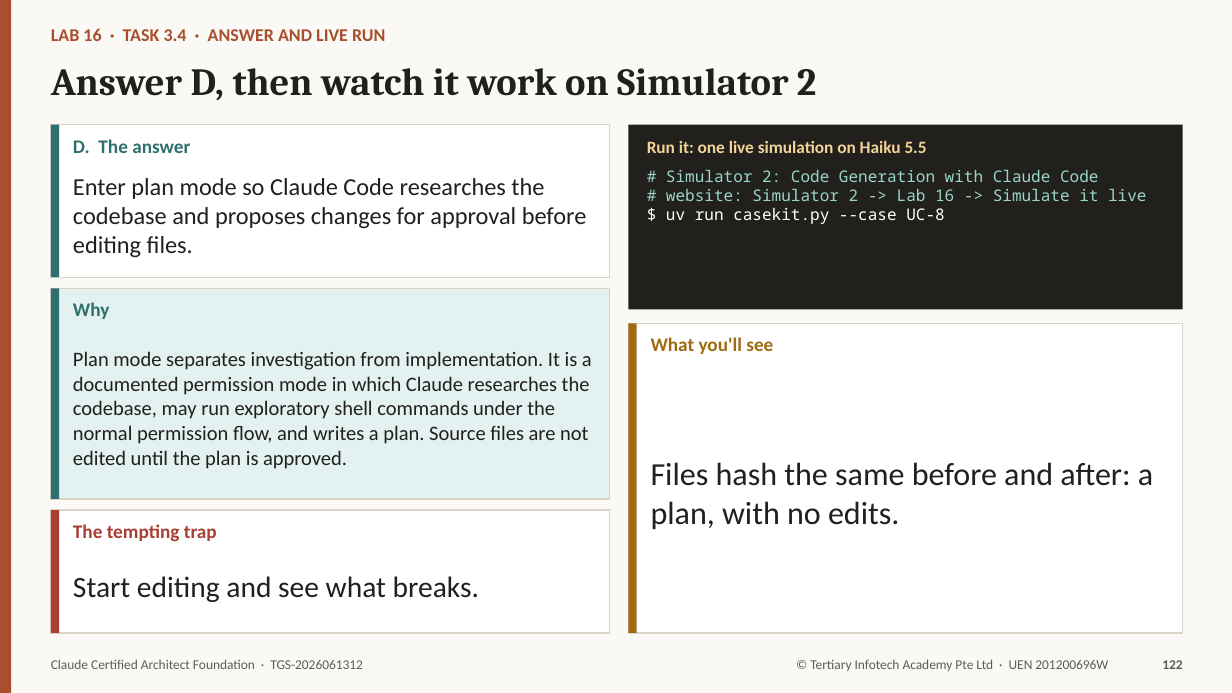
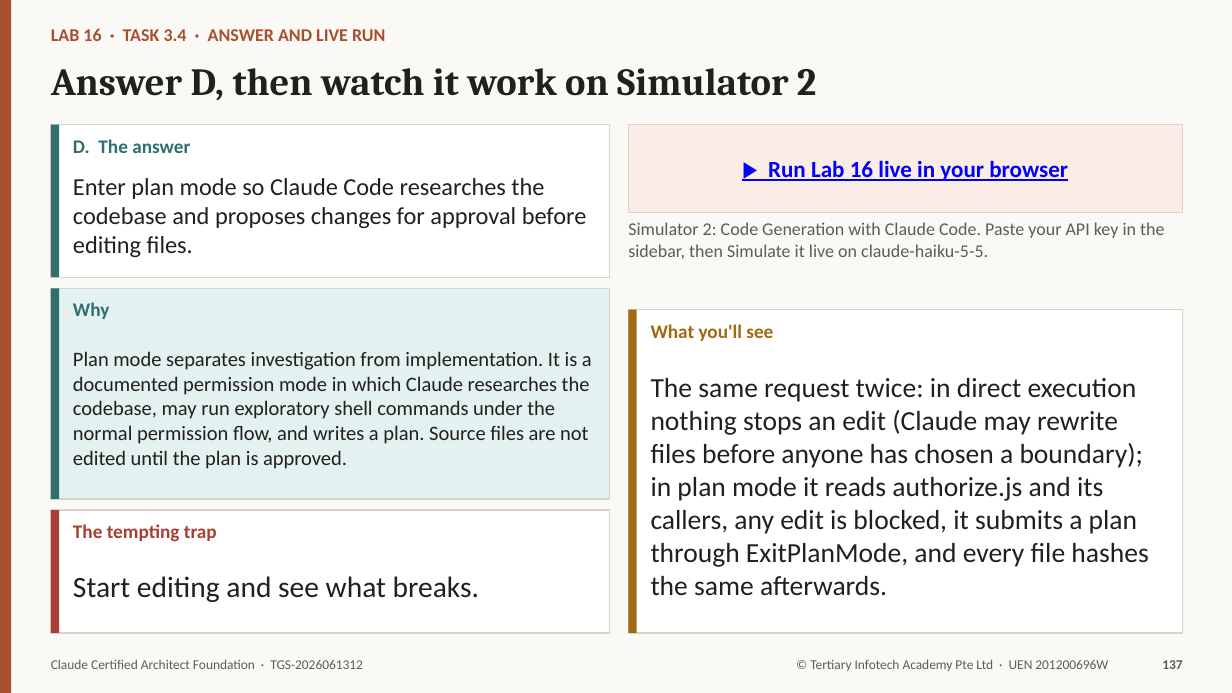
Before and after one commit to tertiarycourses/TGS-2026061312-Claude-Certified-Architect-Foundation, a slide deck: slide 137 of courseware/TGS-2026061312-Claude-Certified-Architect-Foundation-Trainer-Slides-v3.0.pptx (slide 122 before the commit). Drawn at 1232x693 pixels with LibreOffice and Linux fonts; fonts in the diff are those of the drawing. Boxes give left, top, right and bottom in pixels: in the first picture for what was removed or moved away, otherwise in the second. Text is boxed around its words. In the diff, an @@ line names an element or a change of style, - is before the commit and + after.

```diff
--- a/courseware/TGS-2026061312-Claude-Certified-Architect-Foundation-Trainer-Slides-v3.0.pptx
+++ b/courseware/TGS-2026061312-Claude-Certified-Architect-Foundation-Trainer-Slides-v3.0.pptx
@@ rectangle "▶ Run Lab 16 live ...": place and size @@
-rectangle "▶ Run Lab 16 live ..." at bbox=[628, 125, 1183, 310]
+rectangle "▶ Run Lab 16 live ..." at bbox=[628, 125, 1183, 213]
@@ rectangle "▶ Run Lab 16 live ..." at bbox=[628, 125, 1183, 213]: fill #21201C to #FBEDE6; outline none to #D9D4C8 1 pt @@
@@ text removed at bbox=[666, 170, 1146, 224] @@
-# Simulator 2: Code Generation with Claude Code
-# website: Simulator 2 -> Lab 16 -> Simulate it live
-$ uv run casekit.py --case UC-8
@@ text in rectangle at bbox=[768, 160, 1068, 181]: text added @@
+▶ Run Lab 16 live in your browser
@@ text at bbox=[628, 222, 1164, 259]: text changed; size 13.5 to 14 pt; text colour #F2D398 to #5F5C56; bold off @@
-Run it: one live simulation on Haiku 5.5
+Simulator 2: Code Generation with Claude Code. Paste your API key in the sidebar, then Simulate it live on claude-haiku-5-5.
@@ rectangle: place and size @@
-rectangle at bbox=[628, 323, 1183, 633]
+rectangle at bbox=[628, 310, 1183, 633]
@@ rectangle: place and size @@
-rectangle at bbox=[628, 323, 637, 633]
+rectangle at bbox=[628, 310, 637, 633]
@@ text "What you'll see": place and size @@
-text "What you'll see" at bbox=[651, 337, 773, 354]
+text "What you'll see" at bbox=[651, 324, 773, 341]
@@ text at bbox=[651, 378, 1148, 596]: text changed; size 25 to 21.5 pt @@
-Files hash the same before and after: a plan, with no edits.
+The same request twice: in direct execution nothing stops an edit (Claude may rewrite files before anyone has chosen a boundary); in plan mode it reads authorize.js and its callers, any edit is blocked, it submits a plan through ExitPlanMode, and every file hashes the same afterwards.
@@ text at bbox=[1162, 660, 1182, 669]: text changed @@
-122
+137
```
Also in this commit, not shown: 176 other slides changed, 33 slides added, 1 other file.
